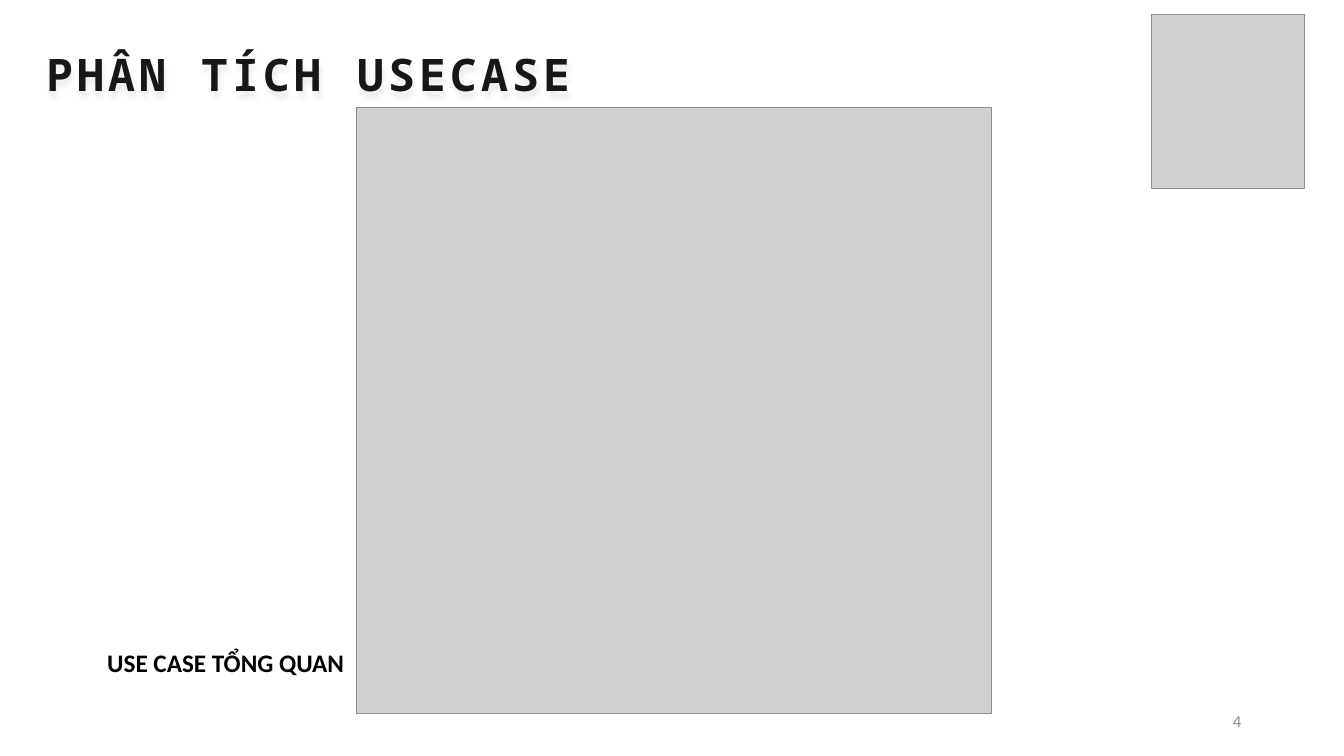
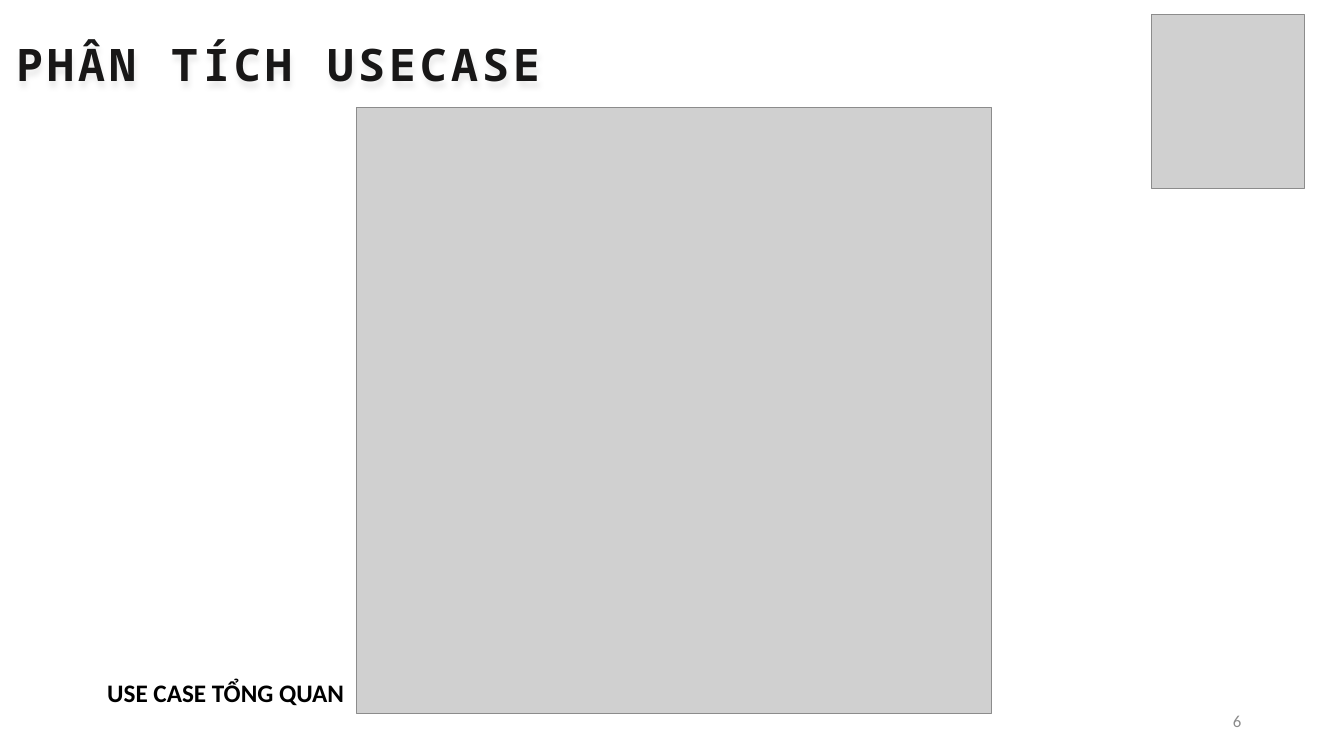
Before and after one commit to thanhhff/Cafe-Manager, a slide deck: slide 6 of report/FinalReport.pptx (slide 4 before the commit). Drawn at 1344x756 pixels with LibreOffice and Linux fonts; fonts in the diff are those of the drawing; grey boxes stand for pictures. Boxes give left, top, right and bottom in pixels: in the first picture for what was removed or moved away, otherwise in the second. Text is boxed around its words. In the diff, an @@ line names an element or a change of style, - is before the commit and + after.

```diff
--- a/report/FinalReport.pptx
+++ b/report/FinalReport.pptx
@@ text "PHÂN TÍCH USECASE": place and size @@
-text "PHÂN TÍCH USECASE" at <box>47,49,570,92</box>
+text "PHÂN TÍCH USECASE" at <box>17,40,540,82</box>
@@ text "USE CASE TỔNG QUAN": place and size @@
-text "USE CASE TỔNG QUAN" at <box>107,651,344,676</box>
+text "USE CASE TỔNG QUAN" at <box>107,682,344,706</box>
@@ page number at <box>1233,716,1241,727</box>: text changed @@
-4
+6
```
Also in this commit, not shown: 12 other slides changed, 2 slides added.
